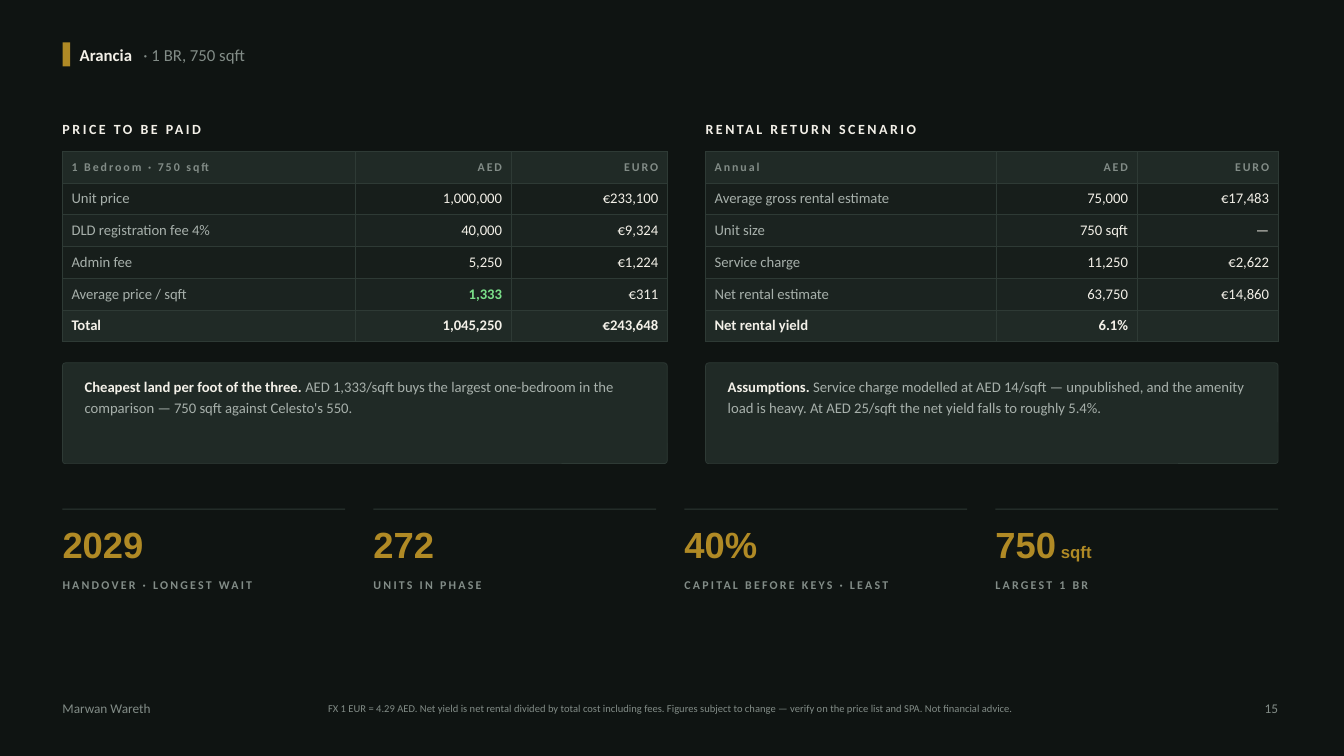
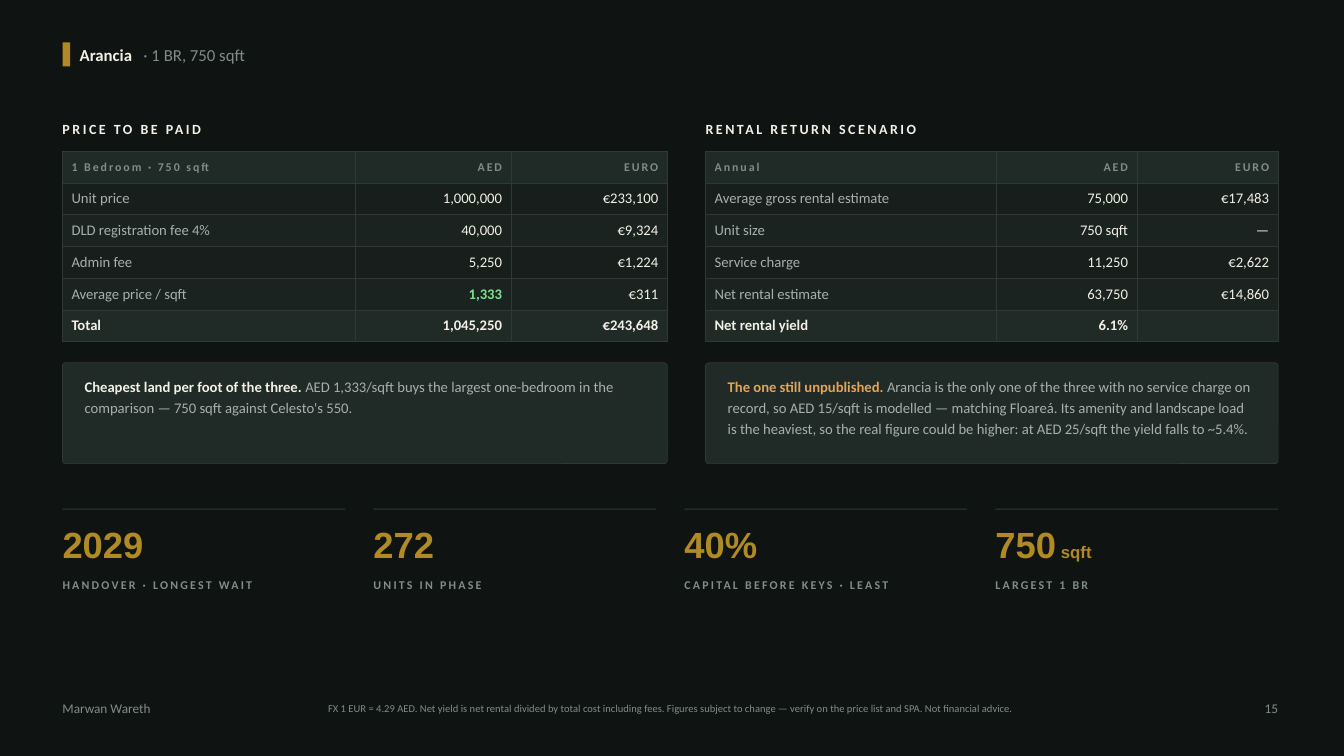
Before and after one commit to MWareth/openai-startup-name-generator, a slide deck: slide 15 of docs/client-deck/Three-Projects-One-Decision.pptx. Drawn at 1344x756 pixels with LibreOffice and Linux fonts; fonts in the diff are those of the drawing. Boxes give left, top, right and bottom in pixels: in the first picture for what was removed or moved away, otherwise in the second. Text is boxed around its words. In the diff, an @@ line names an element or a change of style, - is before the commit and + after.

```diff
--- a/docs/client-deck/Three-Projects-One-Decision.pptx
+++ b/docs/client-deck/Three-Projects-One-Decision.pptx
@@ text at (728,381,1250,437): text changed @@
-Assumptions. Service charge modelled at AED 14/sqft — unpublished, and the amenity load is heavy. At AED 25/sqft the net yield falls to roughly 5.4%.
+The one still unpublished. Arancia is the only one of the three with no service charge on record, so AED 15/sqft is modelled — matching Floareá. Its amenity and landscape load is the heaviest, so the real figure could be higher: at AED 25/sqft the yield falls to ~5.4%.
```
Also in this commit, not shown: 8 other slides changed, 4 other files.
